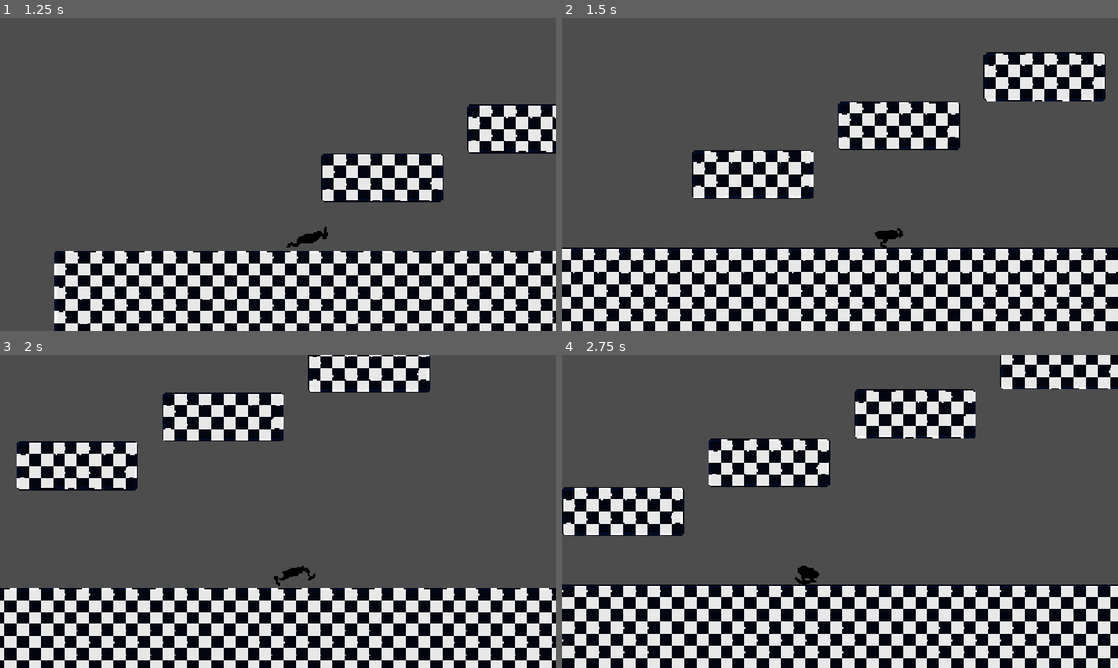
Above: before the commit, frames 1-4 (two rows, left to right).
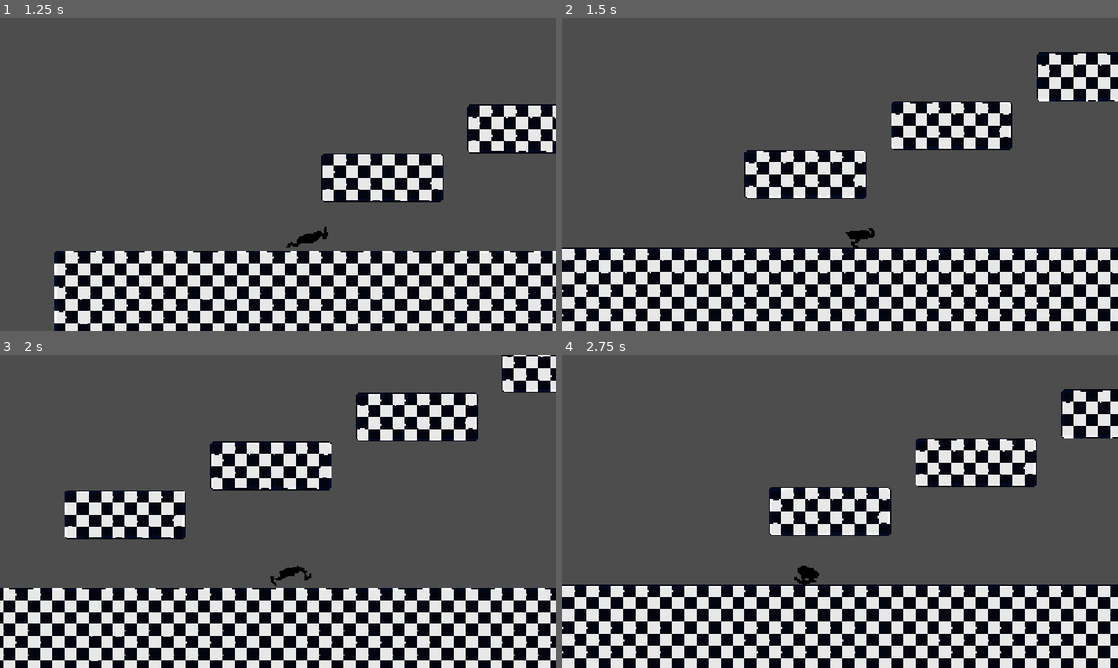
Above: after the commit, the same moments.

Repository: R3pak/GMTK-Game-Jam-2026
Game: Godot game, scene res://scenes/main.tscn
Same seed, same stepped clock (60 frames per second), same inputs: the game is played once before the commit and once after it.
Inputs:
- Up to frame 1 (1.25 s): tap Enter at 0.5 s; hold D (right) from 0.53 s (still down); hold Shift (run) from 0.53 s (still down); tap Space (jump) at 0.77 s
- Up to frame 2 (1.5 s): keep holding D (right); release Shift (run) at 1.28 s; tap E (dash) at 1.35 s
- Up to frame 3 (2 s): keep holding D (right); tap Space (jump) at 1.52 s; tap Shift (run) at 1.55 s
- Up to frame 4 (2.75 s): release D (right) at 2.03 s; hold A (left) from 2.03 s (still down); hold Shift (run) from 2.03 s (still down)

Frame 1 is identical in both runs. In frame 2, 19% of the frame differs, in the area x 0-100%, y 10-100%; in frame 3, 23%; in frame 4, 47%, in the area x 0-100%, y 0-100%.

Commit message:
snappier walking
fixed the walking

Diff:
--- a/scripts/player.gd
+++ b/scripts/player.gd
@@ -19,11 +19,18 @@
 @onready var fall_gravity: float = ((-2.0 * jump_height) / (jump_time_to_descent * jump_time_to_descent)) * -1.0
 
 func _physics_process(delta: float) -> void:
+	var is_running := Input.is_action_pressed("run")
+
 	velocity.y += get_gravity_value() * delta
+	x_input = Input.get_action_strength("right") - Input.get_action_strength("left")
 
-	x_input = Input.get_action_strength("right") - Input.get_action_strength("left")
-	velocity_weight = delta * (acc if x_input else friction)
-	velocity.x = lerp(velocity.x, x_input * speed, velocity_weight)
+	if x_input == 0:
+		velocity.x = move_toward(velocity.x, 0.0, friction * speed * delta)
+	elif is_running:
+		velocity.x = lerp(velocity.x, x_input * speed, delta * acc)
+	else:
+		velocity.x = x_input * speed
+
 
 	animation()
 	get_input()
